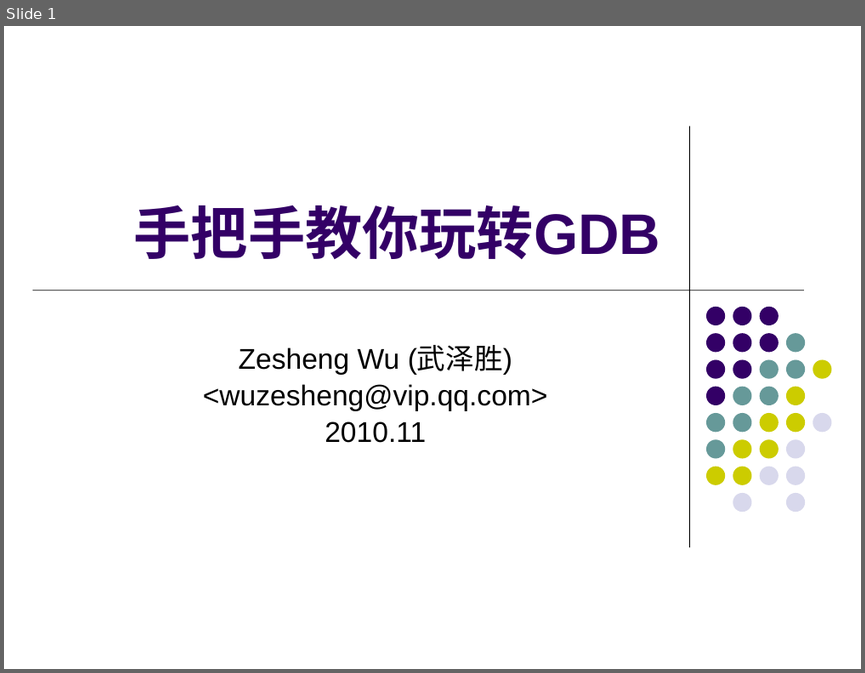
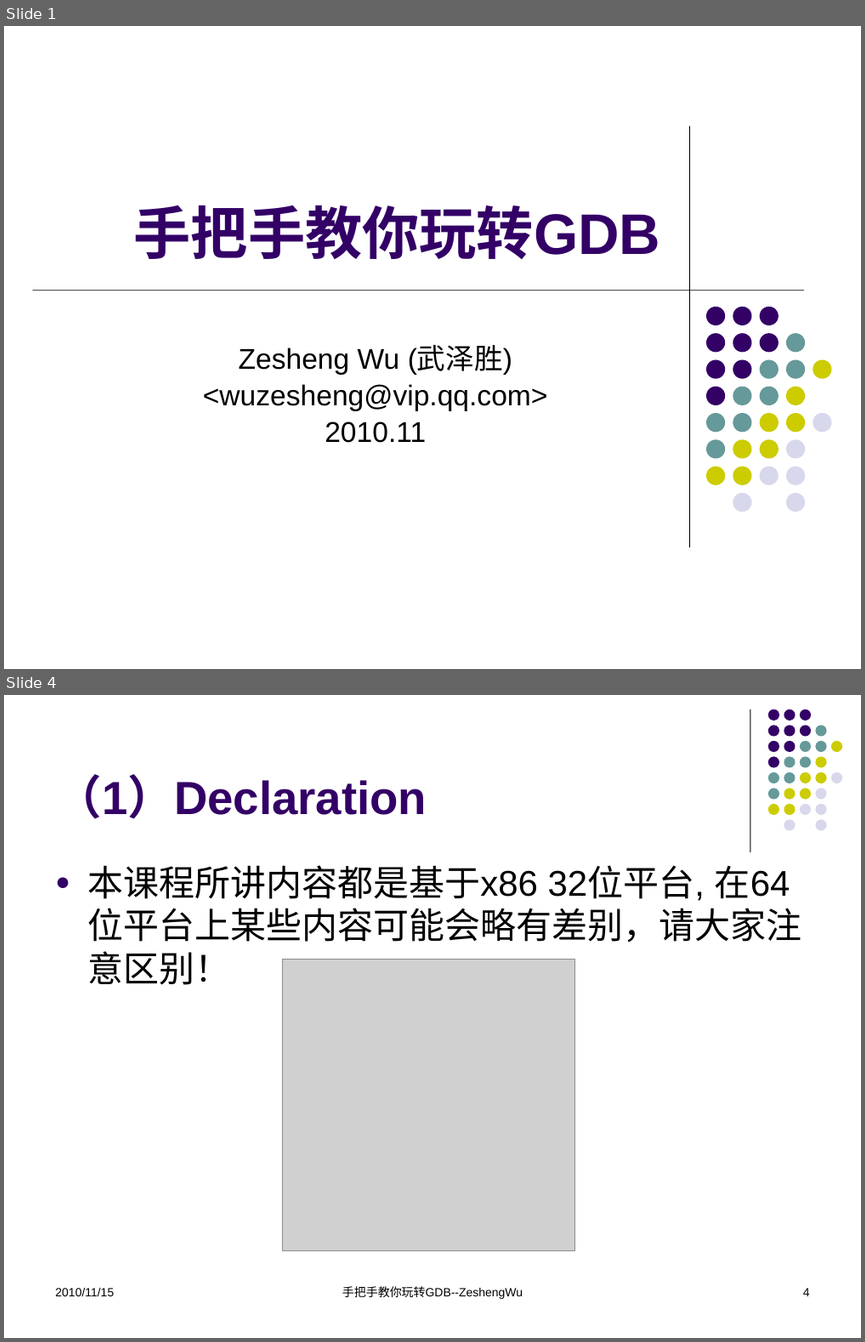
Before and after one commit to KublaikhanGeek/reactor, a slide deck: docs/手把手教你玩转GDB/手把手教你玩转GDB.pptx. Shown one above the other, each under a label of ours: slide 1 before the commit, slides 1 and 4 after it; the slides between them are not shown. The pictures are 865x673 and 865x1342 pixels, drawn with LibreOffice and Linux fonts; fonts in the diff are those of the drawing; grey boxes stand for pictures. Boxes give left, top, right and bottom in pixels: in the first picture for what was removed or moved away, otherwise in the second. Text is boxed around its words. In the diff, an @@ line names an element or a change of style, - is before the commit and + after.

```diff
--- a/docs/手把手教你玩转GDB/手把手教你玩转GDB.pptx
+++ b/docs/手把手教你玩转GDB/手把手教你玩转GDB.pptx
@@ slide 4 added at box(4, 695, 861, 1338), background #FFFFFF @@
@@ line added from (750, 709) to (750, 851), #000000 0.75 pt @@
@@ title added at box(55, 774, 426, 819), 39 pt, text #330066, bold @@
+（1）Declaration
@@ group added at box(768, 709, 842, 830): 31 ellipses @@
@@ text added at box(87, 865, 801, 985), 30 pt, text #000000 @@
+● 本课程所讲内容都是基于x86 32位平台, 在64位平台上某些内容可能会略有差别，请大家注意区别！
@@ picture added at box(283, 959, 575, 1250) @@
@@ text added at box(55, 1287, 114, 1296), 10 pt, text #000000 @@
+2010/11/15
@@ text added at box(342, 1286, 522, 1299), 10 pt, text #000000 @@
+手把手教你玩转GDB--ZeshengWu
@@ page number added at box(803, 1287, 810, 1296), 10 pt, text #000000 @@
+4
```
Also in this commit, not shown: 52 slides changed, 1 other slide added, 2 slides removed, 1 other file.
